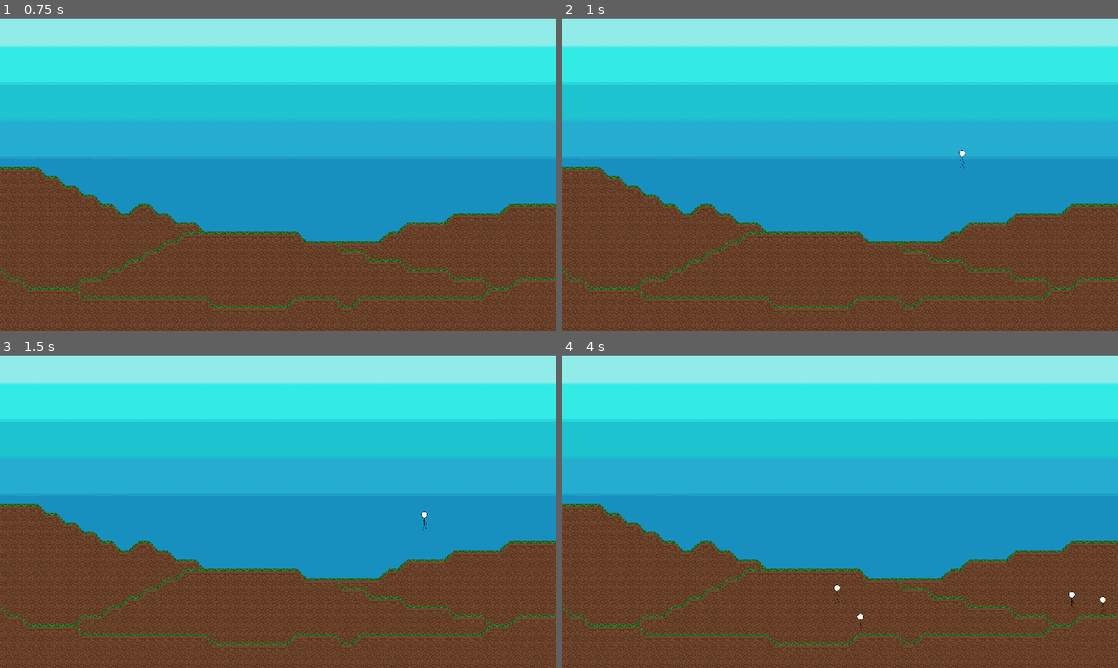
Above: before the commit, frames 1-4 (two rows, left to right).
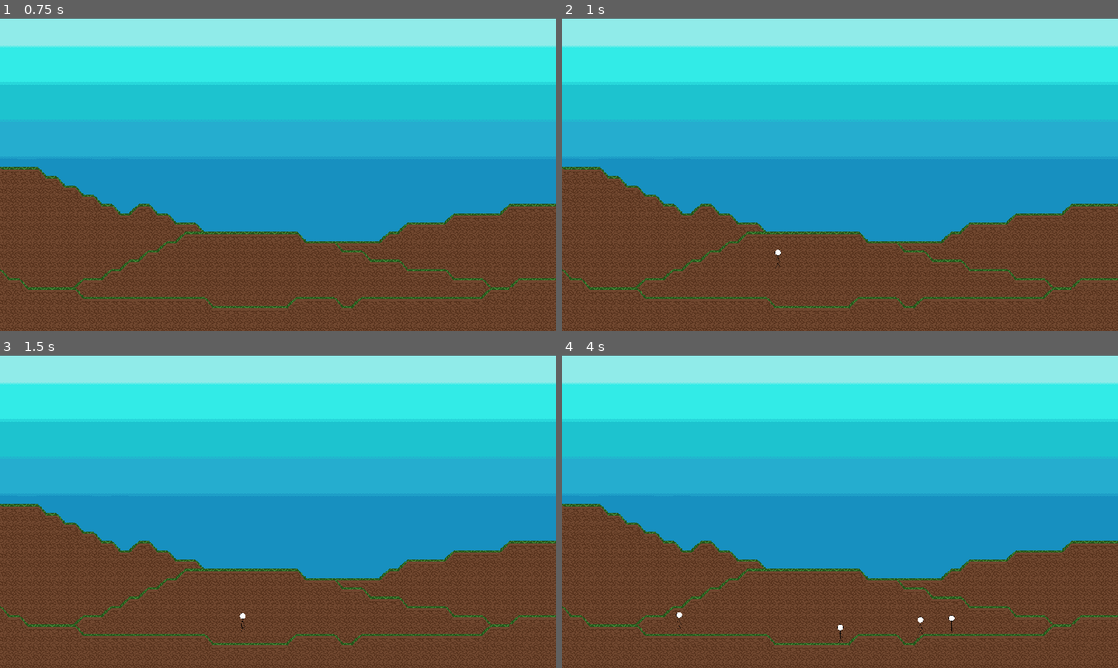
Above: after the commit, the same moments.

Repository: rickakell/GameJam2024
Game: Godot game, scene res://scenes/game.tscn
The game is run twice, just before and just after one commit, with the same random seed, the same clock (stepped at 60 frames per second) and the same inputs.
Inputs (mouse positions are in pixels of both pictures, inside the frame that each line leads up to):
- Up to frame 1 (0.75 s): tap Enter at 0.5 s; move the mouse to (400, 158) at 0.52 s; click (400, 158) at 0.6 s
- Up to frame 2 (1 s): no input
- Up to frame 3 (1.5 s): move the mouse to (411, 502) at 1.27 s; right-click (411, 502) at 1.35 s; click (411, 502) at 1.42 s
- Up to frame 4 (4 s): move the mouse to (979, 498) at 2.02 s; click (979, 498) at 2.1 s; move the mouse to (812, 574) at 2.77 s; right-click (812, 574) at 2.85 s; click (812, 574) at 2.92 s; move the mouse to (834, 592) at 3.52 s; click (834, 592) at 3.6 s

Frame 1 is identical in both runs. In frame 2, less than 0.1% of the frame differs, in the area x 38-73%, y 42-80%; in frame 3, less than 0.1%; in frame 4, 0.2%, in the area x 20-98%, y 73-92%.

Commit message:
Add actual enemy spawning

Diff:
--- a/scenes/game.tscn
+++ b/scenes/game.tscn
@@ -6,6 +6,12 @@
 [ext_resource type="Texture2D" uid="uid://bonlxr31um6c4" path="res://assets/SkyTiles32.png" id="1_owr7n"]
 [ext_resource type="Texture2D" uid="uid://b5bqjd8ifyrcm" path="res://assets/DirtTiles32.png" id="2_8vtwt"]
 
+[sub_resource type="Curve2D" id="Curve2D_87fh0"]
+_data = {
+"points": PackedVector2Array(0, 0, 0, 0, 138, 843, 0, 0, 0, 0, 246, 843, 0, 0, 0, 0, 367, 915, 0, 0, 0, 0, 504, 922, 0, 0, 0, 0, 640, 918, 0, 0, 0, 0, 763, 918, 0, 0, 0, 0, 872, 954, 0, 0, 0, 0, 1024, 910, 0, 0, 0, 0, 1129, 909, 0, 0, 0, 0, 1269, 910, 0, 0, 0, 0, 1382, 910, 0, 0, 0, 0, 1509, 910, 0, 0, 0, 0, 1684, 819, 0, 0, 0, 0, 1816, 804, 0, 0, 0, 0, 138, 843, 0, 0, 0, 0, 1810, 836)
+}
+point_count = 16
+
 [sub_resource type="TileSetAtlasSource" id="TileSetAtlasSource_28wyc"]
 texture = ExtResource("1_gsbhm")
 texture_region_size = Vector2i(64, 64)
@@ -187,6 +193,8 @@
 distance = 187.0
 
 [sub_resource type="WorldBoundaryShape2D" id="WorldBoundaryShape2D_wo0l2"]
+
+[sub_resource type="ConvexPolygonShape2D" id="ConvexPolygonShape2D_al80r"]
 
 [node name="Game" type="Node2D"]
 
@@ -204,6 +212,12 @@
 [node name="EnemySpawnTimer" type="Timer" parent="GameManager"]
 autostart = true
 
+[node name="EnemyPath" type="Path2D" parent="GameManager"]
+curve = SubResource("Curve2D_87fh0")
+
+[node name="SpawnPath" type="PathFollow2D" parent="GameManager/EnemyPath"]
+position = Vector2(138, 843)
+
 [node name="Camera2D" parent="." instance=ExtResource("1_a22dm")]
 
 [node name="Tiles" type="Node" parent="."]
@@ -255,4 +269,11 @@
 position = Vector2(865, 1082)
 shape = SubResource("WorldBoundaryShape2D_wo0l2")
 
+[node name="Spawn Areas" type="Node" parent="."]
+
+[node name="SpawnArea1" type="Area2D" parent="Spawn Areas"]
+
+[node name="CollisionShape2D" type="CollisionShape2D" parent="Spawn Areas/SpawnArea1"]
+shape = SubResource("ConvexPolygonShape2D_al80r")
+
 [connection signal="timeout" from="GameManager/EnemySpawnTimer" to="GameManager" method="_on_enemy_spawn_timer_timeout"]
--- a/scripts/GameManager.gd
+++ b/scripts/GameManager.gd
@@ -1,4 +1,6 @@
 extends Node
+
+@export var mob_scene: PackedScene
 
 var score = 0
 
@@ -12,9 +14,12 @@
 
 func _on_enemy_spawn_timer_timeout():
 	var enemy = walking_enemy_scene.instantiate()
-	enemy.position = Vector2(get_viewport().get_mouse_position())
+	var spawn_location = $EnemyPath/SpawnPath
+	spawn_location.progress_ratio = randf()
+	enemy.position = spawn_location.position
+	enemy.speed = randf_range(8000, 12000)
 	add_child(enemy)
-	print("attempted to spawn enemy at position" + str(get_viewport().get_mouse_position()))
+	print("attempted to spawn enemy at position" + str(enemy.position))
 
 func _ready():
 	SignalBus.connect("headshot", _headshot)
--- a/scripts/WalkingTarget.gd
+++ b/scripts/WalkingTarget.gd
@@ -1,8 +1,15 @@
 extends CharacterBody2D
 
-var speed = 10000
+var speed = 10000 : set = speed_set_state
 
-var direction = 1
+func speed_set_state(value):
+	speed = value
+
+var direction = 1 : set = direction_set_state
+
+func direction_set_state(value):
+	direction = value
+	set_flip_state(direction)
 
 func move_down(delta):
 	velocity.y = speed * delta
@@ -18,10 +25,10 @@
 func _physics_process(delta):
 	if ray_cast_right.is_colliding():
 		direction = -1
-		animated_sprite.flip_h = true
+		set_flip_state(direction)
 	if ray_cast_left.is_colliding():
 		direction = 1
-		animated_sprite.flip_h = false
+		set_flip_state(direction)
 	if !is_on_floor():
 		move_down(delta)
 	move(delta)
@@ -32,3 +39,9 @@
 	if event.is_action("shoot"):
 		SignalBus.emit_signal("headshot")
 		queue_free()
+
+func set_flip_state(current_direction):
+	if current_direction == 1:
+		false
+	if current_direction == -1:
+		true
Not shown: 1 places in scenes/game.tscn that only renumber resources
